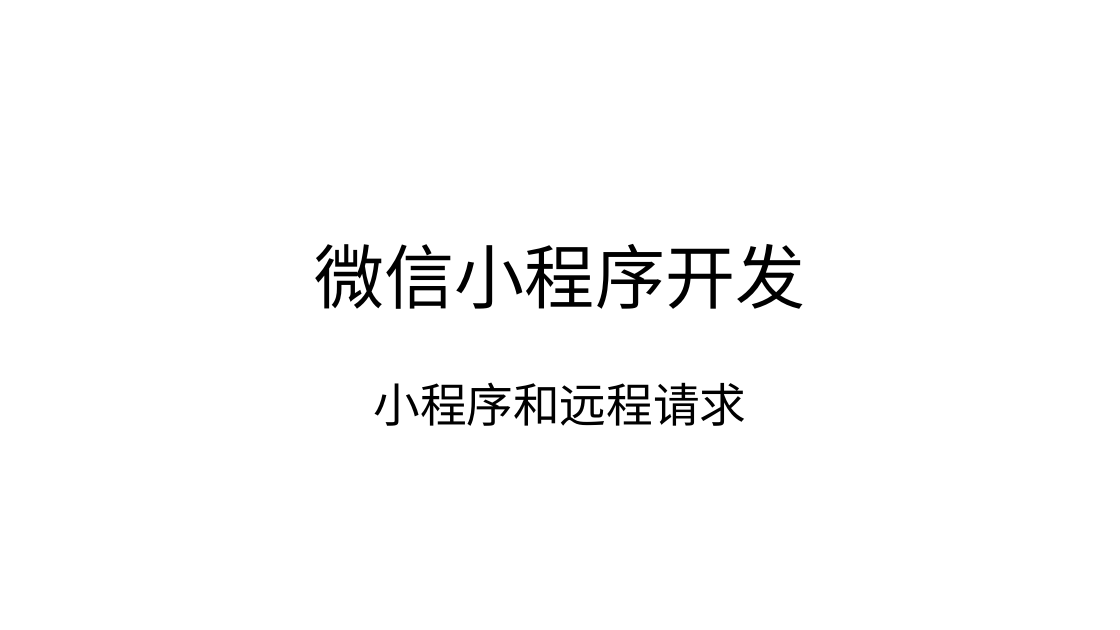
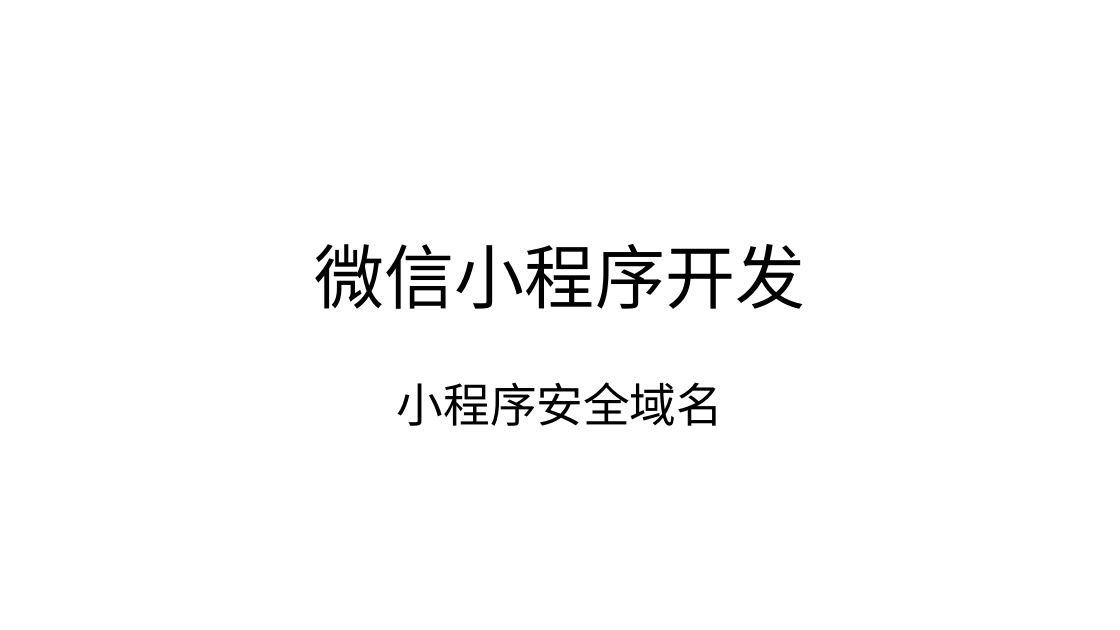
Before and after one commit to edu2act/course-wechat-and-miniprogram, a slide deck: slide 1 of materials/ch06/ch06-小程序安全域名.pptx. Drawn at 1120x630 pixels with LibreOffice and Linux fonts; fonts in the diff are those of the drawing. Boxes give left, top, right and bottom in pixels: in the first picture for what was removed or moved away, otherwise in the second. Text is boxed around its words. In the diff, an @@ line names an element or a change of style, - is before the commit and + after.

```diff
--- a/materials/ch06/ch06-小程序安全域名.pptx
+++ b/materials/ch06/ch06-小程序安全域名.pptx
@@ subtitle at (397, 382, 723, 426): text changed @@
-小程序和远程请求
+小程序安全域名
```
Also in this commit, not shown: 1 slide added.
